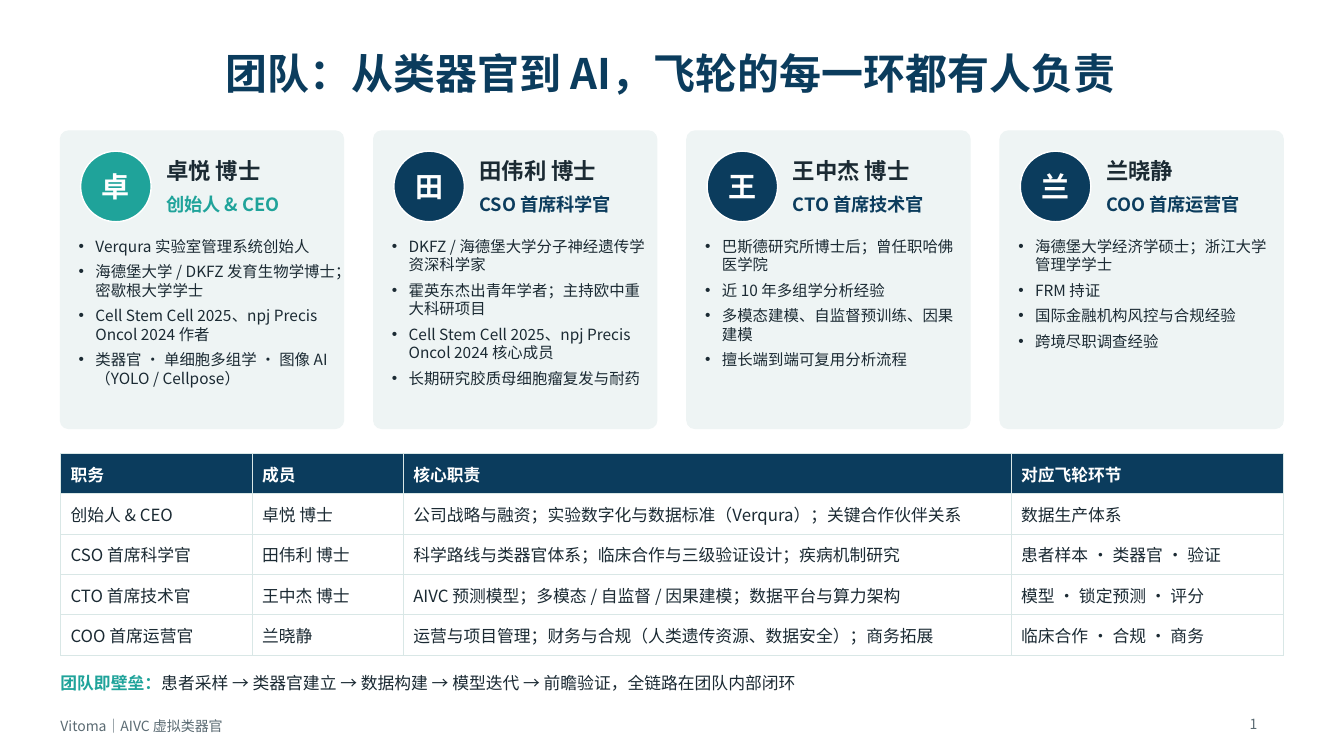
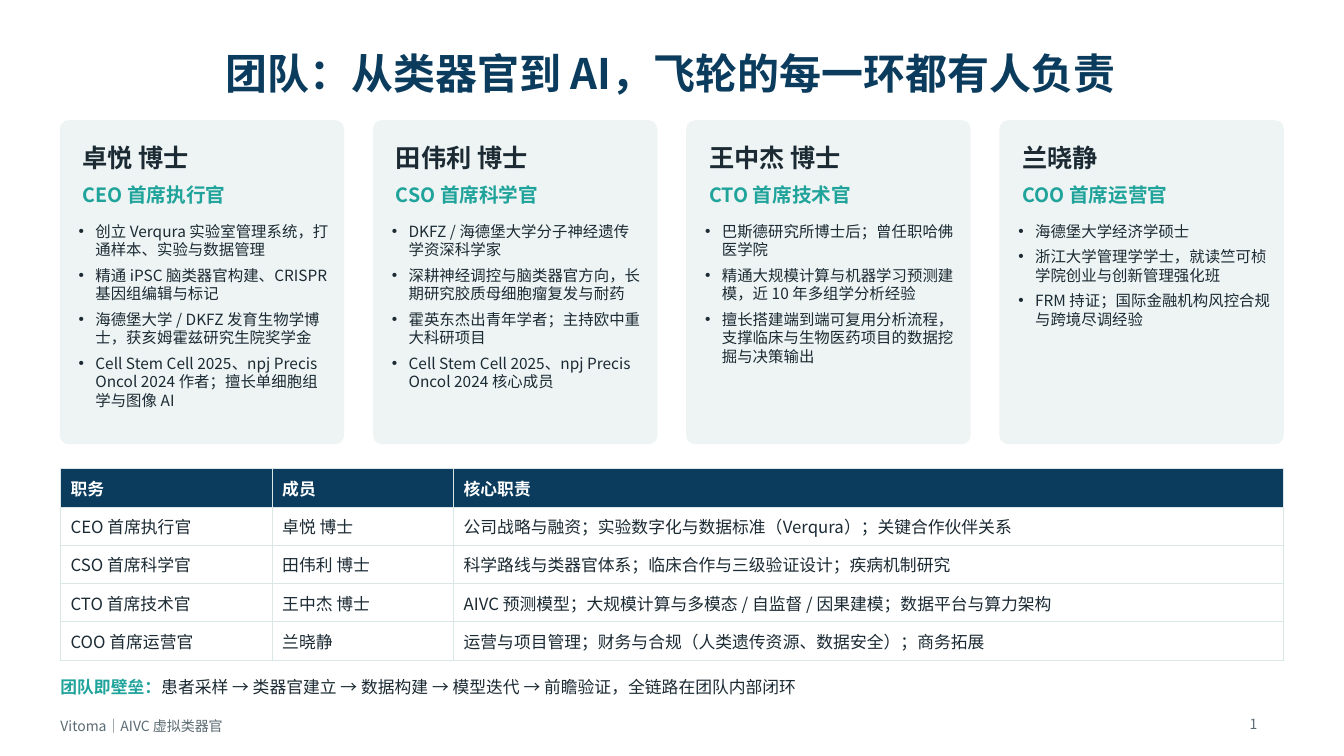
Before and after one commit to Milkar/businessPlan, a slide deck: slide 1 of slides/team_slide.pptx. Drawn at 1344x756 pixels with LibreOffice and Linux fonts; fonts in the diff are those of the drawing. Boxes give left, top, right and bottom in pixels: in the first picture for what was removed or moved away, otherwise in the second. Text is boxed around its words. In the diff, an @@ line names an element or a change of style, - is before the commit and + after.

```diff
--- a/slides/team_slide.pptx
+++ b/slides/team_slide.pptx
@@ rounded rectangle: place and size @@
-rounded rectangle at (60, 131, 344, 429)
+rounded rectangle at (60, 121, 344, 444)
@@ text "卓悦 博士": place and size @@
-text "卓悦 博士" at (166, 160, 261, 181)
+text "卓悦 博士" at (83, 145, 189, 170)
@@ rounded rectangle: place and size @@
-rounded rectangle at (374, 131, 657, 429)
+rounded rectangle at (374, 121, 657, 444)
@@ text "田伟利 博士": place and size @@
-text "田伟利 博士" at (480, 160, 597, 181)
+text "田伟利 博士" at (396, 145, 527, 170)
@@ rounded rectangle: place and size @@
-rounded rectangle at (1000, 131, 1284, 429)
+rounded rectangle at (688, 121, 971, 444)
@@ text "王中杰 博士": place and size @@
-text "王中杰 博士" at (793, 160, 910, 181)
+text "王中杰 博士" at (709, 145, 840, 170)
@@ rounded rectangle: place and size @@
-rounded rectangle at (688, 131, 971, 429)
+rounded rectangle at (1000, 121, 1284, 444)
@@ size 16 to 18 pt in 4 elements at (83, 145, 189, 170), (396, 145, 527, 170), (709, 145, 840, 170), (1022, 145, 1098, 170) @@
@@ text "兰晓静": place and size @@
-text "兰晓静" at (1106, 160, 1173, 181)
+text "兰晓静" at (1022, 145, 1098, 170)
@@ ellipse removed at (81, 151, 151, 222) @@
@@ ellipse removed at (394, 151, 465, 222) @@
@@ text "CSO 首席科学官": place and size @@
-text "CSO 首席科学官" at (480, 195, 611, 213)
+text "CSO 首席科学官" at (396, 185, 538, 204)
@@ text removed at (415, 175, 443, 200) @@
-田
@@ ellipse removed at (707, 151, 777, 222) @@
@@ text "CTO 首席技术官": place and size @@
-text "CTO 首席技术官" at (793, 195, 924, 213)
+text "CTO 首席技术官" at (709, 185, 851, 204)
@@ text removed at (728, 175, 756, 199) @@
-王
@@ ellipse removed at (1020, 151, 1091, 222) @@
@@ size 13 to 14 pt, text colour #0B3C5D to #1FA39A in 3 elements at (396, 185, 538, 204), (709, 185, 851, 204), (1022, 185, 1167, 204) @@
@@ text "COO 首席运营官": place and size @@
-text "COO 首席运营官" at (1106, 195, 1240, 213)
+text "COO 首席运营官" at (1022, 185, 1167, 204)
@@ text removed at (1042, 173, 1070, 199) @@
-兰
@@ text at (83, 185, 225, 204): text changed; size 20 to 14 pt; text colour #FFFFFF to #1FA39A @@
-卓
+CEO 首席执行官
@@ text removed at (166, 195, 279, 213) @@
-创始人 & CEO
@@ text at (95, 224, 328, 408): text changed @@
-• Verqura 实验室管理系统创始人
-• 海德堡大学 / DKFZ 发育生物学博士；密歇根大学学士
-• Cell Stem Cell 2025、npj Precis Oncol 2024 作者
-• 类器官 · 单细胞多组学 · 图像 AI（YOLO / Cellpose）
+• 创立 Verqura 实验室管理系统，打通样本、实验与数据管理
+• 精通 iPSC 脑类器官构建、CRISPR 基因组编辑与标记
+• 海德堡大学 / DKFZ 发育生物学博士，获亥姆霍兹研究生院奖学金
+• Cell Stem Cell 2025、npj Precis Oncol 2024 作者；擅长单细胞组学与图像 AI
@@ text "DKFZ / 海德堡大学分子神经遗传学资深科学家": place and size @@
-text "DKFZ / 海德堡大学分子神经遗传学资深科学家" at (409, 239, 645, 386)
+text "DKFZ / 海德堡大学分子神经遗传学资深科学家" at (409, 224, 640, 389)
@@ text "巴斯德研究所博士后；曾任职哈佛医学院": place and size @@
-text "巴斯德研究所博士后；曾任职哈佛医学院" at (722, 239, 953, 367)
+text "巴斯德研究所博士后；曾任职哈佛医学院" at (722, 224, 953, 364)
@@ text at (1035, 224, 1270, 327): text changed @@
-• 海德堡大学经济学硕士；浙江大学管理学学士
-• FRM 持证
-• 国际金融机构风控与合规经验
-• 跨境尽职调查经验
+• 海德堡大学经济学硕士
+• 浙江大学管理学学士，就读竺可桢学院创业与创新管理强化班
+• FRM 持证；国际金融机构风控合规与跨境尽调经验
@@ text at (409, 268, 640, 301): paragraph added @@
+• 深耕神经调控与脑类器官方向，长期研究胶质母细胞瘤复发与耐药
@@ text at (722, 268, 953, 364): text changed @@
-• 近 10 年多组学分析经验
-• 多模态建模、自监督预训练、因果建模
-• 擅长端到端可复用分析流程
+• 精通大规模计算与机器学习预测建模，近 10 年多组学分析经验
+• 擅长搭建端到端可复用分析流程，支撑临床与生物医药项目的数据挖掘与决策输出
@@ text at (409, 371, 640, 386): paragraph removed @@
-• 长期研究胶质母细胞瘤复发与耐药
@@ table at (60, 469, 1284, 655) @@
-column 1, row 2: 创始人 & CEO
+column 1, row 2: CEO 首席执行官
-column 3: 核心职责 | 公司战略与融资；实验数字化与数据标准（Verqura）；关键合作伙伴关系 | 科学路线与类器官体系；临床合作与三级验证设计；疾病机制研究 | AIVC 预测模型；多模态 / 自监督 / 因果建模；数据平台与算力架构 | 运营与项目管理；财务与合规（人类遗传资源、数据安全）；商务拓展
-column 4: 对应飞轮环节 | 数据生产体系 | 患者样本 · 类器官 · 验证 | 模型 · 锁定预测 · 评分 | 临床合作 · 合规 · 商务
+column 3: 核心职责 | 公司战略与融资；实验数字化与数据标准（Verqura）；关键合作伙伴关系 | 科学路线与类器官体系；临床合作与三级验证设计；疾病机制研究 | AIVC 预测模型；大规模计算与多模态 / 自监督 / 因果建模；数据平台与算力架构 | 运营与项目管理；财务与合规（人类遗传资源、数据安全）；商务拓展
@@ table: place and size @@
-table at (60, 454, 1284, 649)
+table at (60, 469, 1284, 655)
@@ text "团队即壁垒：患者采样 → 类器官建立 → 数据构建 ...": place and size @@
-text "团队即壁垒：患者采样 → 类器官建立 → 数据构建 ..." at (60, 674, 796, 691)
+text "团队即壁垒：患者采样 → 类器官建立 → 数据构建 ..." at (60, 678, 796, 695)
```
Also in this commit, not shown: 4 other files.
